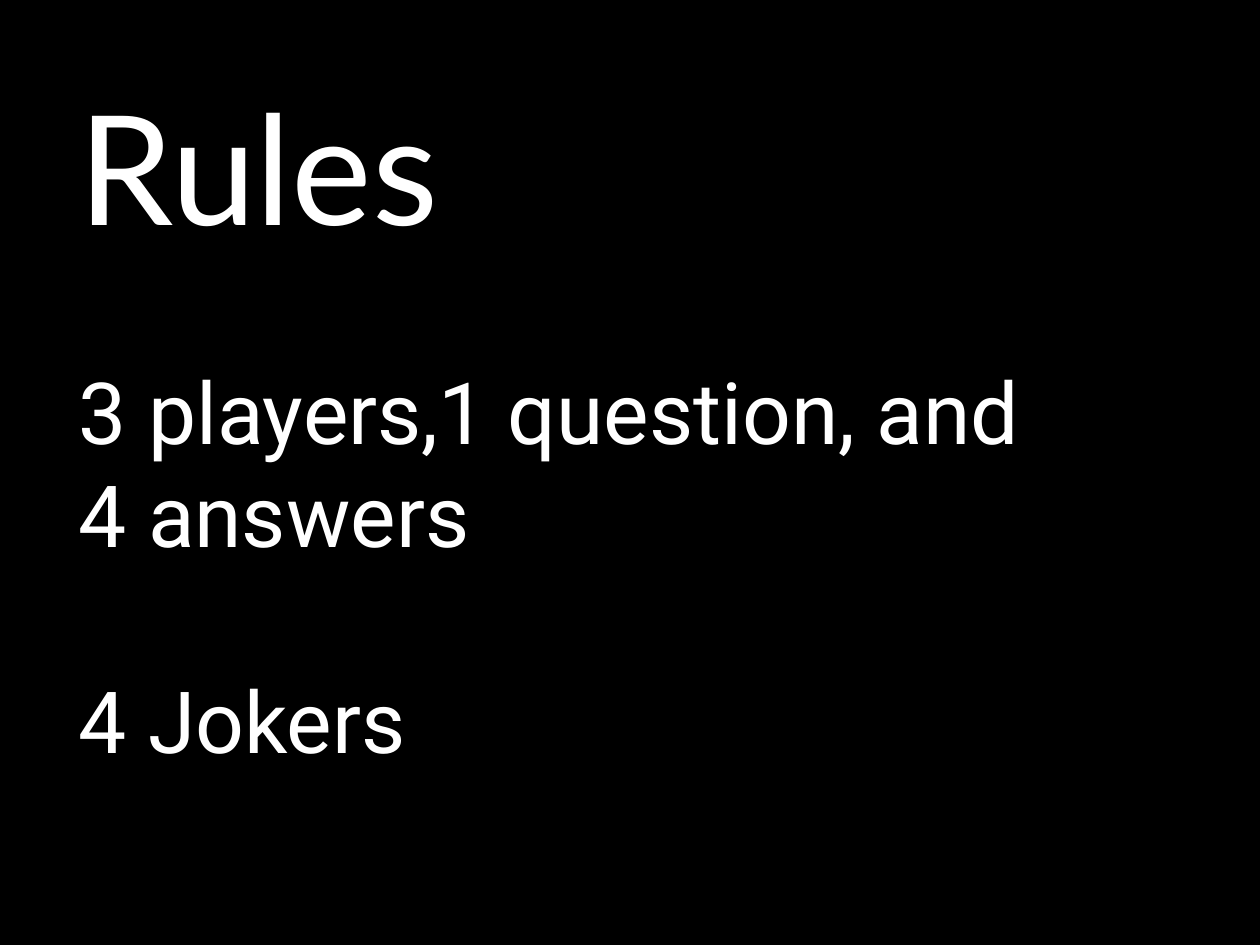
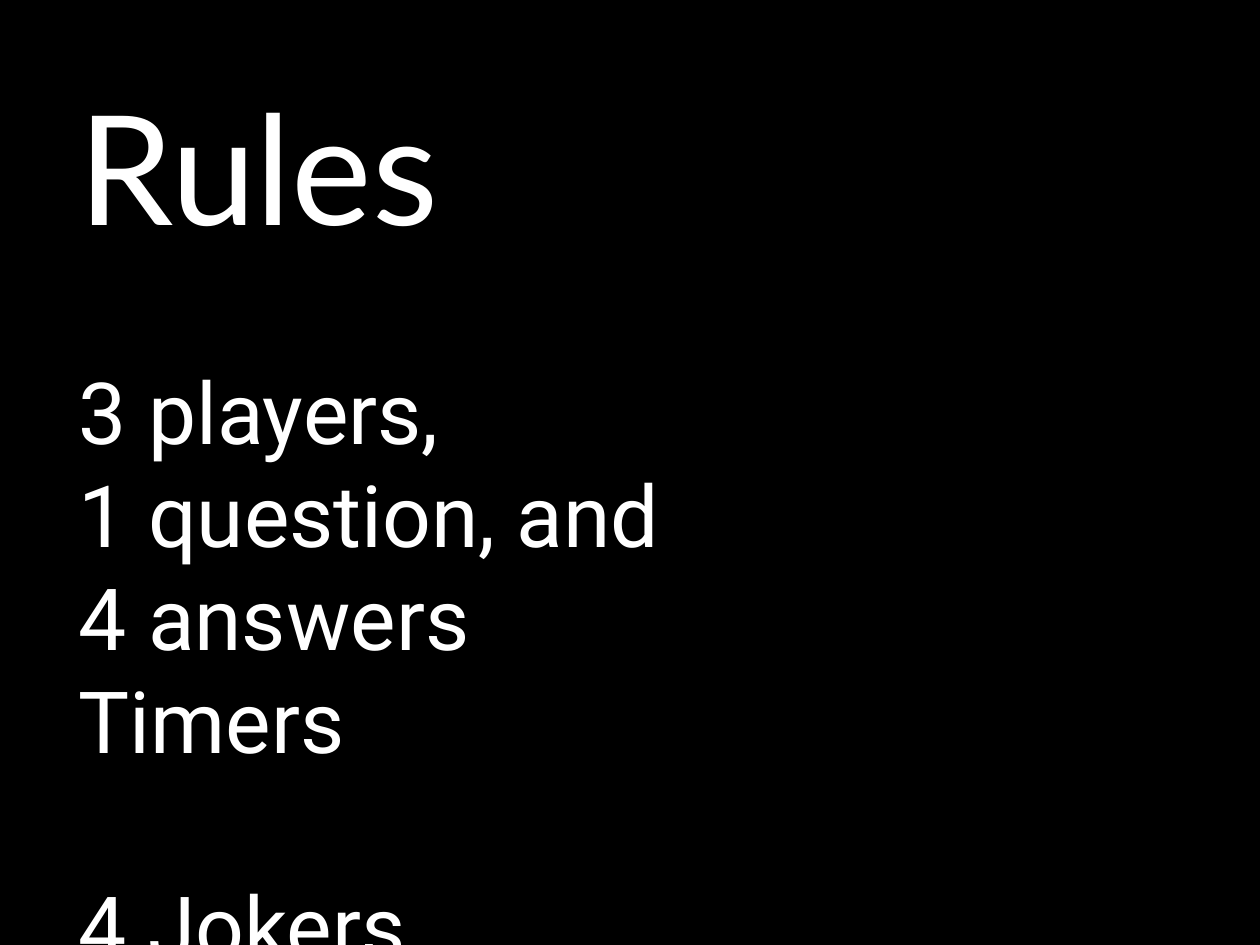
Before and after one commit to c3d2/pentanews-quiz, a slide deck: slide 5 of data.27c3/intro.odp. Drawn at 1260x945 pixels with LibreOffice and Linux fonts; fonts in the diff are those of the drawing. Boxes give left, top, right and bottom in pixels: in the first picture for what was removed or moved away, otherwise in the second. Text is boxed around its words. In the diff, an @@ line names an element or a change of style, - is before the commit and + after.

```diff
--- a/data.27c3/intro.odp
+++ b/data.27c3/intro.odp
@@ text at (79, 379, 659, 565): spaces changed @@
-3 players,1 question, and
+3 players,
+1 question, and
@@ text at (79, 691, 345, 754): paragraph added @@
+Timers
```
Also in this commit, not shown: 6 other files.
